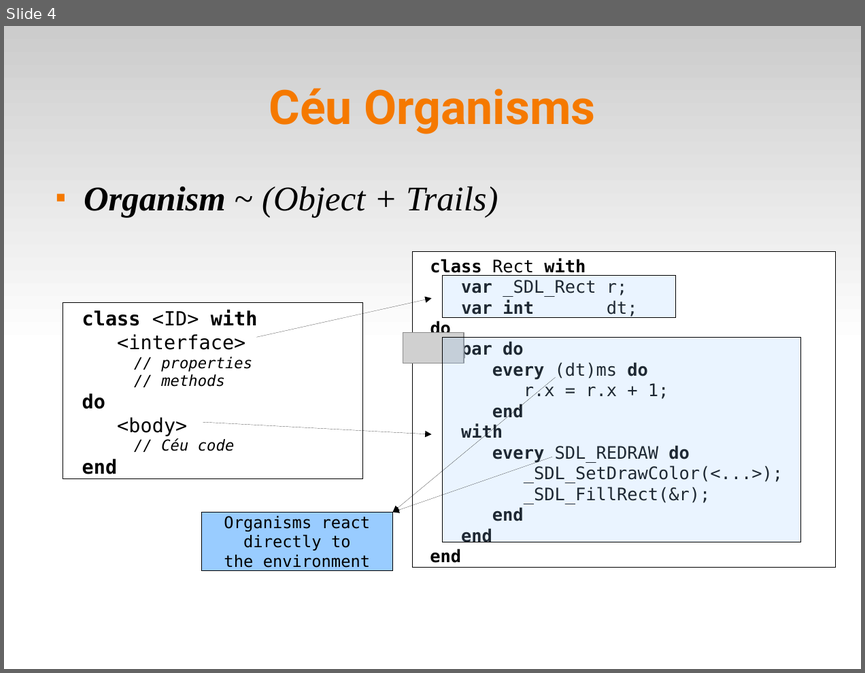
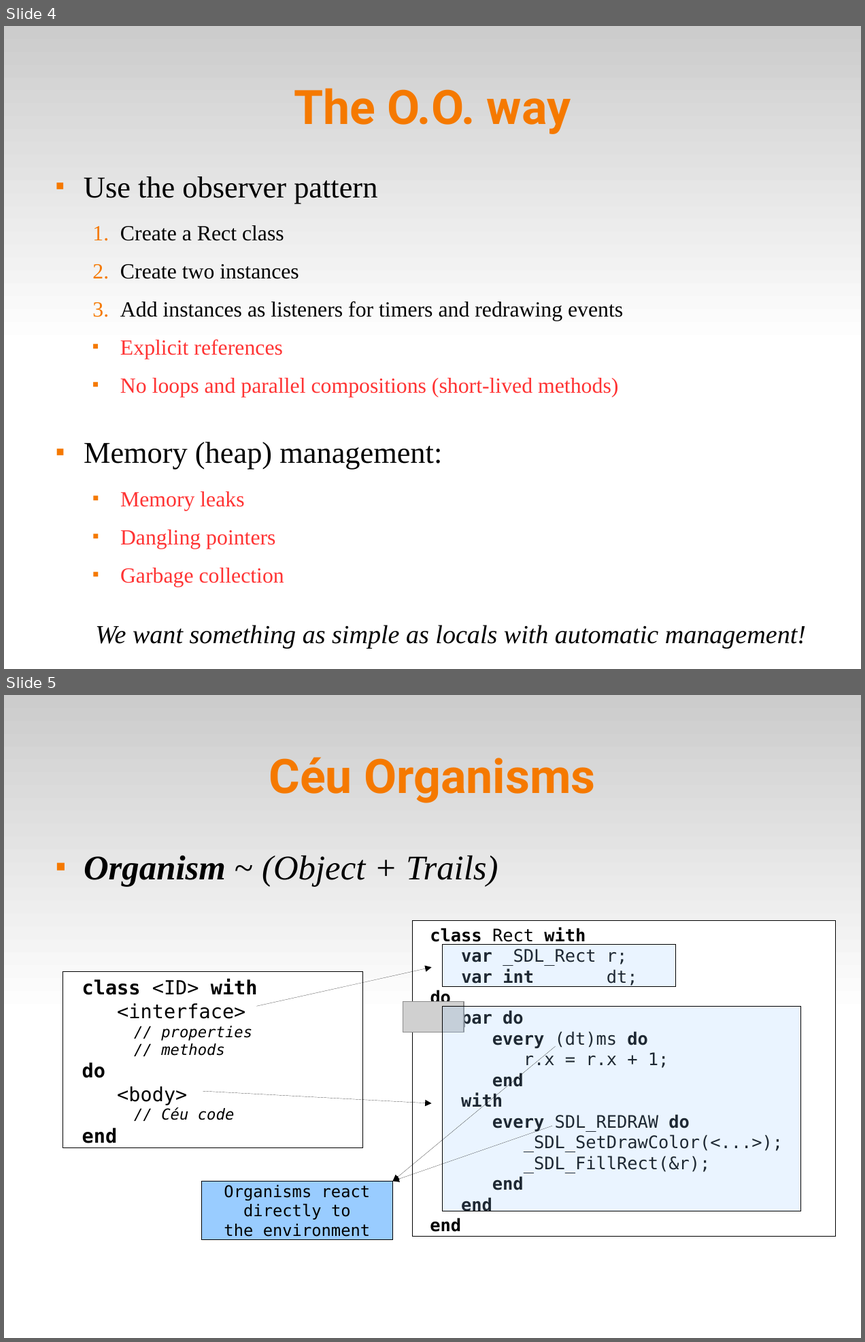
Before and after one commit to fsantanna-uerj/reativos, a slide deck: slides/07_ceu.odp. Shown one above the other, each under a label of ours: slide 4 before the commit, slides 4 and 5 after it. The pictures are 865x673 and 865x1342 pixels, drawn with LibreOffice and Linux fonts; fonts in the diff are those of the drawing; grey boxes stand for pictures. Boxes give left, top, right and bottom in pixels: in the first picture for what was removed or moved away, otherwise in the second. Text is boxed around its words. In the diff, an @@ line names an element or a change of style, - is before the commit and + after.

```diff
--- a/slides/07_ceu.odp
+++ b/slides/07_ceu.odp
@@ slide 4 added at [4, 26, 861, 669], background #FFFFFF; not listed: 1 template element that a slide beside it also shows @@
@@ title added at [294, 88, 570, 134], 44 pt, text #F57900, bold @@
+The O.O. way
@@ text added at [84, 176, 623, 397], 20 pt, text #000000 @@
+■ Use the observer pattern
+  1. Create a Rect class
+  2. Create two instances
+  3. Add instances as listeners for timers and redrawing events
+  ■ Explicit references
+  ■ No loops and parallel compositions (short-lived methods)
@@ text added at [84, 441, 806, 648], 24 pt, text #000000 @@
+■ Memory (heap) management:
+  ■ Memory leaks
+  ■ Dangling pointers
+  ■ Garbage collection
+We want something as simple as locals with automatic management!
@@ what was slide 4 is now slide 5 @@
```
Also in this commit, not shown: 3 other files.
